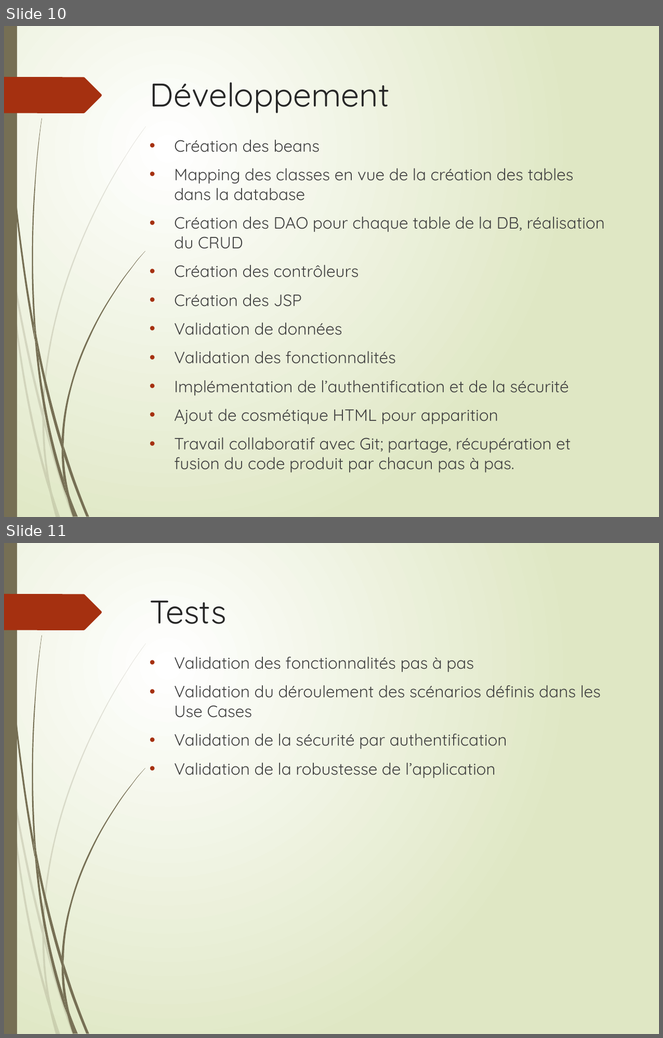
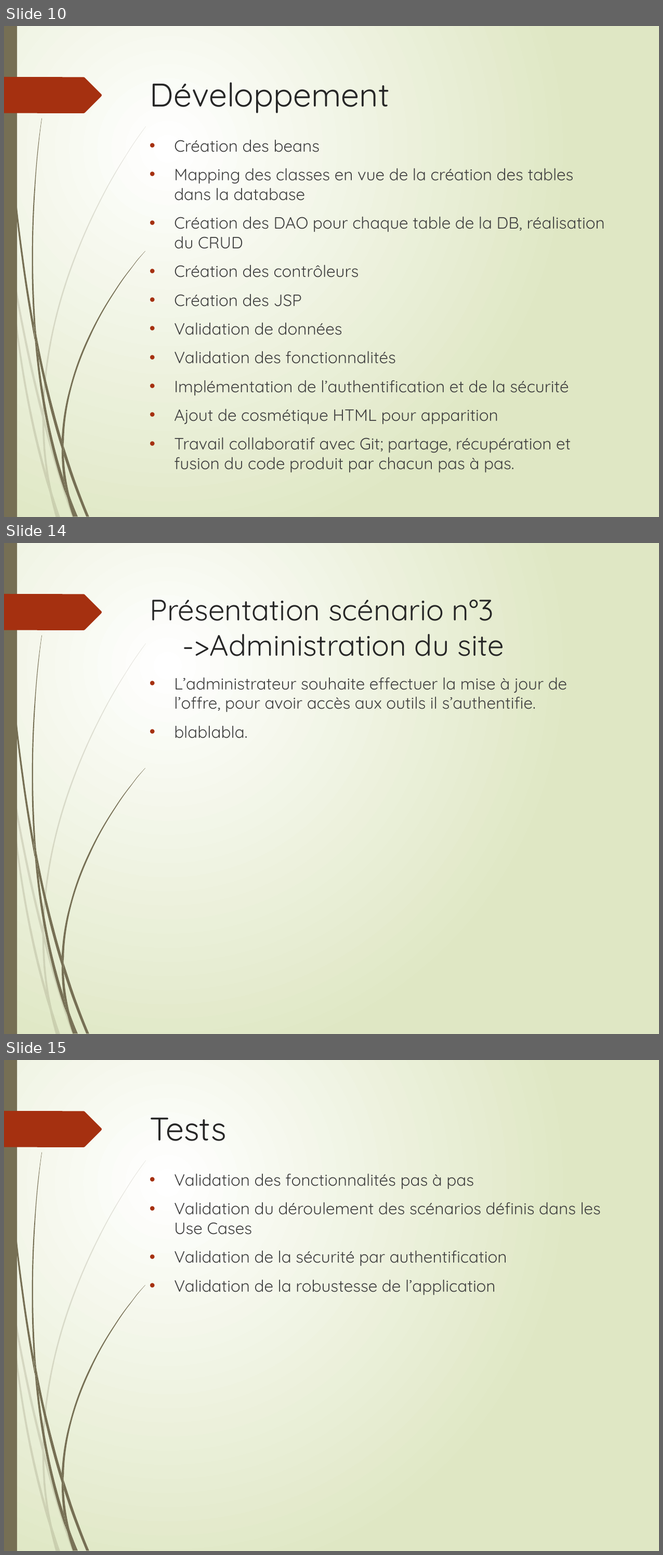
Before and after one commit to LudoRoot/WeBet_JBL, a slide deck: Présentation/Présentation WeBet_JBL.pptx. Shown one above the other, each under a label of ours: slides 10 and 11 before the commit, slides 10, 14 and 15 after it; the slides between them are not shown. The pictures are 663x1038 and 663x1555 pixels, drawn with LibreOffice and Linux fonts; fonts in the diff are those of the drawing. Boxes give left, top, right and bottom in pixels: in the first picture for what was removed or moved away, otherwise in the second. Text is boxed around its words. In the diff, an @@ line names an element or a change of style, - is before the commit and + after.

```diff
--- a/Présentation/Présentation WeBet_JBL.pptx
+++ b/Présentation/Présentation WeBet_JBL.pptx
@@ slide 14 added at bbox=[4, 543, 659, 1034], background gradient #FFFFFF to #DFE8C4; not listed: 24 template elements that a slide beside it also shows @@
@@ title added at bbox=[150, 600, 504, 656], 32.4 pt, text #262626 @@
+Présentation scénario n°3
+->Administration du site
@@ text added at bbox=[174, 677, 567, 739], 18 pt, text #404040 @@
+• L’administrateur souhaite effectuer la mise à jour de l’offre, pour avoir accès aux outils il s’authentifie.
+• blablabla.
@@ what was slide 11 is now slide 15 @@
```
Also in this commit, not shown: 3 other slides added.
